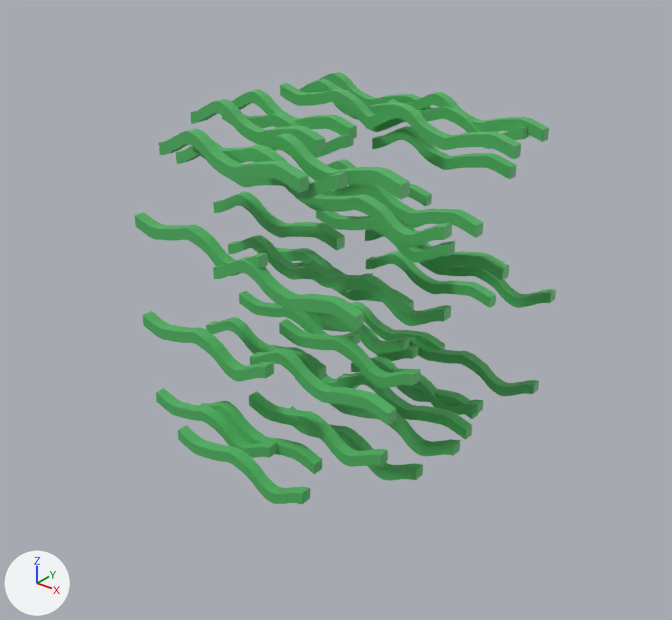
Renders of the OBJ model project/Resources/models/Wind/Wind.obj from each side of a commit.
Camera for both pictures: a 50 mm lens placed at (3.17, -4.05, 3.26), pointed at (0.02, -0.11, 0.81). Lighting does not change. The marker at lower left points along +X, +Y and +Z. Where no turn or scale is listed for an object, it has been applied to the vertices.

The older version as bpy lines, for what is in view:
```python
me_立方体_001 = bpy.data.meshes.new('立方体.001')
me_立方体_001.from_pydata(...)  # 3168 vertices, 6240 faces; spans x -1.01..0.94, y -0.9..0.99, z 0.03..2.01
me_立方体_001.materials.append(mat_マテリアル_001)  # picture img_wind_png
me_立方体_011 = bpy.data.meshes.new('立方体.011')
me_立方体_011.from_pydata(...)  # 3168 vertices, 6240 faces; spans x -1.0..0.96, y -0.99..0.89, z 0.02..2.01
me_立方体_011.materials.append(mat_マテリアル)  # picture img_wind_png
ob_立方体_001 = bpy.data.objects.new('立方体.001', me_立方体_001)
ob_立方体_001.location = (0.0, 0.0, 0.0)
ob_立方体_011 = bpy.data.objects.new('立方体.011', me_立方体_011)
ob_立方体_011.location = (0.0, 0.0, 0.0)
```
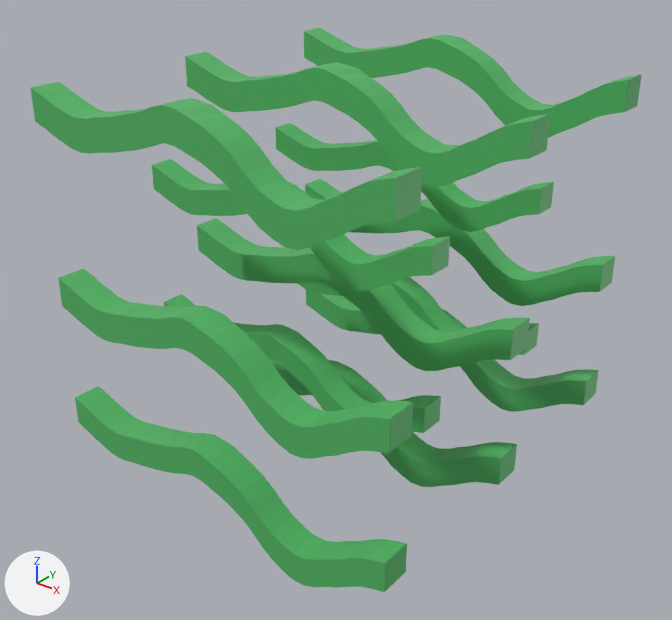
Patch to the scene script:
```diff
--- a/project/Resources/models/Wind/Wind.obj.py
+++ b/project/Resources/models/Wind/Wind.obj.py
@@ me_立方体_001 @@
-me_立方体_001.from_pydata(...)  # 3168 vertices, 6240 faces; spans x -1.01..0.94, y -0.9..0.99, z 0.03..2.01
-me_立方体_001.materials.append(mat_マテリアル_001)  # picture img_wind_png
+me_立方体_001.from_pydata(...)  # 1716 vertices, 3380 faces; spans x -1.18..1.18, y -1.2..1.21, z -0.2..2.23
+# me_立方体_001 part 1: the loose piece of 132 vertices spanning x -0.26..0.71, y 0.4..0.47, z 0.03..0.23 is scaled about its middle by (-2.02, 2.18, -2.21), then moved by (-0.23, 0.13, 0.45), in mat_マテリアル (picture img_wind_png)
+# me_立方体_001 part 2: the loose piece of 132 vertices spanning x -0.63..0.34, y -0.71..-0.64, z 0.07..0.26 is scaled about its middle by (-2.02, 2.18, -2.21), then moved by (0.15, 0.16, 0.42), in mat_マテリアル (picture img_wind_png)
+# me_立方体_001 part 3: the loose piece of 132 vertices spanning x -0.14..0.83, y 0.07..0.14, z 1.39..1.59 is scaled about its middle by (-2.02, 2.18, -2.21), then moved by (-0.35, 0.46, -0.02), in mat_マテリアル (picture img_wind_png)
+# me_立方体_001 part 4: the loose piece of 132 vertices spanning x -0.81..0.16, y -0.55..-0.48, z 1.64..1.83 is scaled about its middle by (-2.02, 2.18, -2.21), then moved by (0.33, 0.0, -0.26), in mat_マテリアル (picture img_wind_png)
+# me_立方体_001 part 5: the loose piece of 132 vertices spanning x -0.82..0.15, y -0.27..-0.21, z 1.26..1.45 is scaled about its middle by (-2.44, 2.63, -2.66), then moved by (0.33, 0.24, -0.49), in mat_マテリアル (picture img_wind_png)
+# me_立方体_001 part 6: the loose piece of 132 vertices spanning x -0.12..0.85, y -0.72..-0.66, z 0.61..0.81 is scaled about its middle by (-2.44, 2.63, -2.66), then moved by (-0.36, -0.41, 0.16), in mat_マテリアル (picture img_wind_png)
+# me_立方体_001 part 7: the loose piece of 132 vertices spanning x -0.33..0.64, y 0.64..0.71, z 0.7..0.9 is multiplied about its middle by the matrix ((-2.438, 0.0, -0.017), (0.0, 2.629, 0.0), (0.018, 0.0, -2.629)), then moved by (-0.16, 0.43, 0.07), in mat_マテリアル (picture img_wind_png)
+# me_立方体_001 part 8: the loose piece of 132 vertices spanning x -0.96..0.01, y -0.27..-0.21, z 0.37..0.57 is scaled about its middle by (-2.44, 2.63, -2.66), then moved by (0.47, 0.24, -0.41), in mat_マテリアル (picture img_wind_png)
+# me_立方体_001 part 9: the loose piece of 132 vertices spanning x -0.12..0.86, y -0.68..-0.61, z 1.82..2.01 is scaled about its middle by (-2.44, 2.63, -2.66), then moved by (-0.37, -0.46, 0.05), in mat_マテリアル (picture img_wind_png)
+# me_立方体_001 part 10: the loose piece of 132 vertices spanning x -0.78..0.19, y 0.81..0.88, z 0.13..0.33 is scaled about its middle by (-2.44, 2.63, -2.66), then moved by (0.3, 0.25, -0.17), in mat_マテリアル (picture img_wind_png)
+# me_立方体_001 part 11: the loose piece of 132 vertices spanning x -0.68..0.3, y 0.24..0.31, z 0.7..0.9 is scaled about its middle by (-2.44, 2.63, -2.66), then moved by (0.19, -1.38, -0.74), in mat_マテリアル (picture img_wind_png)
+# me_立方体_001 part 12: the loose piece of 132 vertices spanning x -0.21..0.76, y 0.53..0.6, z 1.59..1.79 is scaled about its middle by (-2.44, 2.63, -2.66), then moved by (-0.28, -0.56, 0.28), in mat_マテリアル (picture img_wind_png)
+# me_立方体_001 part 13: the loose piece of 132 vertices spanning x -0.82..0.15, y 0.47..0.54, z 1.81..2.0 is scaled about its middle by (-2.44, 2.63, -2.66), then moved by (0.33, 0.61, 0.07), in mat_マテリアル (picture img_wind_png)
+# me_立方体_001 part 14: 11 loose pieces with 1452 vertices, spanning x -1.01..0.94, y -0.9..0.99, z 0.14..2.01, are deleted
+me_立方体_001.materials.append(mat_マテリアル)  # picture img_wind_png
@@ ob_立方体_011 @@
-ob_立方体_011 = bpy.data.objects.new('立方体.011', me_立方体_011)
```

Pixel boxes (x1, y1, x2, y2) of what changed, in the pictures (672 x 620 px; the box of a moved part takes in the faces that stretch with it):
'立方体.001', reshaped (57% wider, 40% taller)
    before: (159, 72, 549, 474)
    after: (30, 28, 642, 592)
'立方体.011', deleted (green)
    before: (135, 83, 556, 504)
part 1 of me_立方体_001, moved or reshaped
    before: (351, 356, 478, 419)
    after: (297, 277, 539, 355)
part 2 of me_立方体_001, moved or reshaped
    before: (199, 401, 322, 474)
    after: (164, 294, 441, 433)
part 3 of me_立方体_001, moved or reshaped
    before: (335, 184, 483, 238)
    after: (275, 123, 554, 232)
part 4 of me_立方体_001, moved or reshaped
    before: (176, 140, 311, 187)
    after: (152, 159, 450, 292)
part 5 of me_立方体_001, moved or reshaped
    before: (213, 192, 345, 250)
    after: (197, 218, 530, 371)
part 6 of me_立方体_001, moved or reshaped
    before: (250, 348, 396, 425)
    after: (58, 268, 413, 459)
part 7 of me_立方体_001, moved or reshaped
    before: (366, 251, 496, 308)
    after: (305, 178, 615, 306)
part 8 of me_立方体_001, moved or reshaped
    before: (206, 317, 326, 379)
    after: (269, 359, 517, 487)
part 9 of me_立方体_001, moved or reshaped
    before: (250, 133, 410, 199)
    after: (30, 82, 422, 250)
part 10 of me_立方体_001, moved or reshaped
    before: (351, 302, 445, 349)
    after: (306, 290, 599, 412)
part 11 of me_立方体_001, moved or reshaped
    before: (294, 258, 414, 310)
    after: (75, 386, 407, 592)
part 12 of me_立方体_001, moved or reshaped
    before: (372, 126, 516, 180)
    after: (185, 52, 550, 187)
part 13 of me_立方体_001, moved or reshaped
    before: (299, 79, 422, 120)
    after: (304, 28, 642, 138)
part 14 of me_立方体_001, deleted (green)
    before: (159, 72, 549, 440)
